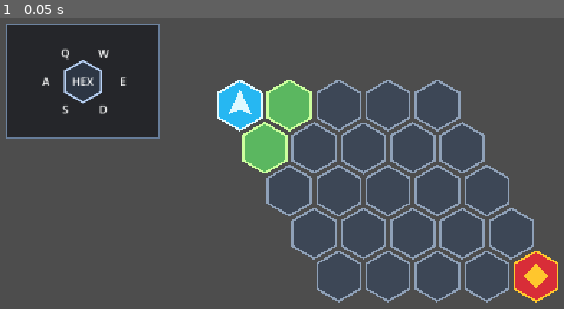
Above: before the commit, frame 1.
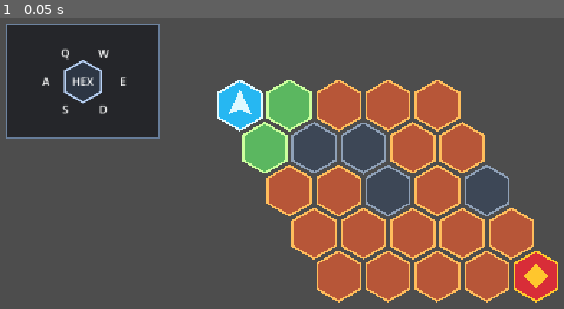
Above: after the commit, the same moment.

Repository: Poostaq/two-dimensional-experiment
Game: Godot game, scene res://Scenes/game_world.tscn
The game is run twice, just before and just after one commit, with the same random seed, the same clock (stepped at 60 frames per second) and the same inputs.
Inputs:
- Up to frame 1 (0.05 s): no input

The runs differ from the first frame. In frame 1, 18% of the frame differs, in the area x 47-95%, y 21-98%.

Commit message:
feat: display seeded encounter tile states

Diff:
--- a/Scripts/Map/hex_tile_view.gd
+++ b/Scripts/Map/hex_tile_view.gd
@@ -2,6 +2,8 @@
 extends Node2D
 
 const STATE_DEFAULT := "default"
+const STATE_SAFE := "safe"
+const STATE_COMBAT := "combat"
 const STATE_VALID_MOVE := "valid_move"
 const STATE_PLAYER := "player"
 const STATE_BOSS := "boss"
@@ -17,7 +19,7 @@
 	coordinate = coord
 	_coord_label.text = "%d,%d" % [coordinate.x, coordinate.y]
 	_coord_label.visible = show_debug_label
-	set_display_state(STATE_DEFAULT)
+	set_display_state(STATE_SAFE)
 
 
 func set_display_state(state: String) -> void:
@@ -31,6 +33,12 @@
 		STATE_VALID_MOVE:
 			_fill.color = Color(0.36, 0.72, 0.38, 1.0)
 			_outline.default_color = Color(0.8, 1.0, 0.62, 1.0)
-		_:
+		STATE_COMBAT:
+			_fill.color = Color(0.72, 0.34, 0.22, 1.0)
+			_outline.default_color = Color(1.0, 0.74, 0.36, 1.0)
+		STATE_SAFE:
 			_fill.color = Color(0.24, 0.28, 0.34, 1.0)
 			_outline.default_color = Color(0.56, 0.63, 0.72, 1.0)
+		_:
+			_fill.color = Color(0.18, 0.2, 0.24, 1.0)
+			_outline.default_color = Color(0.42, 0.46, 0.52, 1.0)
--- /dev/null
+++ b/Tests/Map/test_ac1_2_hex_tile_view_states.gd
@@ -0,0 +1,67 @@
+extends SceneTree
+
+const TILE_SCENE_PATH := "res://Scenes/map_hex_tile.tscn"
+const EXPECTED_TEST_COUNT := 1
+const EXPECTED_COMBAT_FILL := Color(0.72, 0.34, 0.22, 1.0)
+const EXPECTED_COMBAT_OUTLINE := Color(1.0, 0.74, 0.36, 1.0)
+
+var _failures: Array[String] = []
+
+
+func _initialize() -> void:
+	call_deferred("_run")
+
+
+func _run() -> void:
+	var tile: HexTileView = await _create_tile()
+	if tile != null:
+		_test_combat_state_uses_combat_colors(tile)
+
+	_report()
+	quit(1 if not _failures.is_empty() else 0)
+
+
+func _create_tile() -> HexTileView:
+	if not ResourceLoader.exists(TILE_SCENE_PATH):
+		_failures.append("test_tile_scene_exists - missing %s" % TILE_SCENE_PATH)
+		return null
+
+	var scene: PackedScene = load(TILE_SCENE_PATH) as PackedScene
+	if scene == null:
+		_failures.append("test_tile_scene_exists - failed to load %s" % TILE_SCENE_PATH)
+		return null
+
+	var instance := scene.instantiate()
+	get_root().add_child(instance)
+	await process_frame
+
+	var tile := instance as HexTileView
+	if tile == null:
+		_failures.append("test_tile_scene_root_is_hex_tile_view - scene root is not HexTileView")
+	return tile
+
+
+func _test_combat_state_uses_combat_colors(tile: HexTileView) -> void:
+	tile.set_display_state("combat")
+
+	var fill := tile.get_node("Fill") as Polygon2D
+	var outline := tile.get_node("Outline") as Line2D
+
+	_assert(fill.color == EXPECTED_COMBAT_FILL, "test_combat_state_uses_combat_colors", "expected combat fill %s, got %s" % [EXPECTED_COMBAT_FILL, fill.color])
+	_assert(outline.default_color == EXPECTED_COMBAT_OUTLINE, "test_combat_state_uses_combat_colors", "expected combat outline %s, got %s" % [EXPECTED_COMBAT_OUTLINE, outline.default_color])
+
+
+func _assert(condition: bool, test_name: String, reason: String) -> void:
+	if not condition:
+		_failures.append("%s - %s" % [test_name, reason])
+
+
+func _report() -> void:
+	var passed_count := EXPECTED_TEST_COUNT - _failures.size()
+	if _failures.is_empty():
+		print("AC1.2 hex tile view state tests: PASS (%d/%d)" % [EXPECTED_TEST_COUNT, EXPECTED_TEST_COUNT])
+		return
+
+	print("AC1.2 hex tile view state tests: FAIL (%d/%d)" % [passed_count, EXPECTED_TEST_COUNT])
+	for failure: String in _failures:
+		print("FAILED: %s" % failure)
